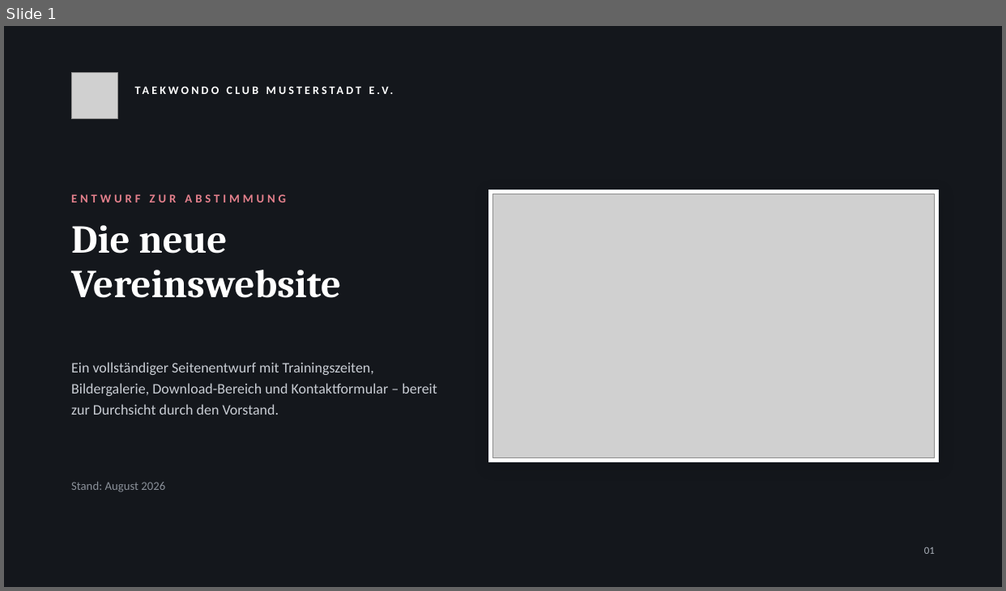
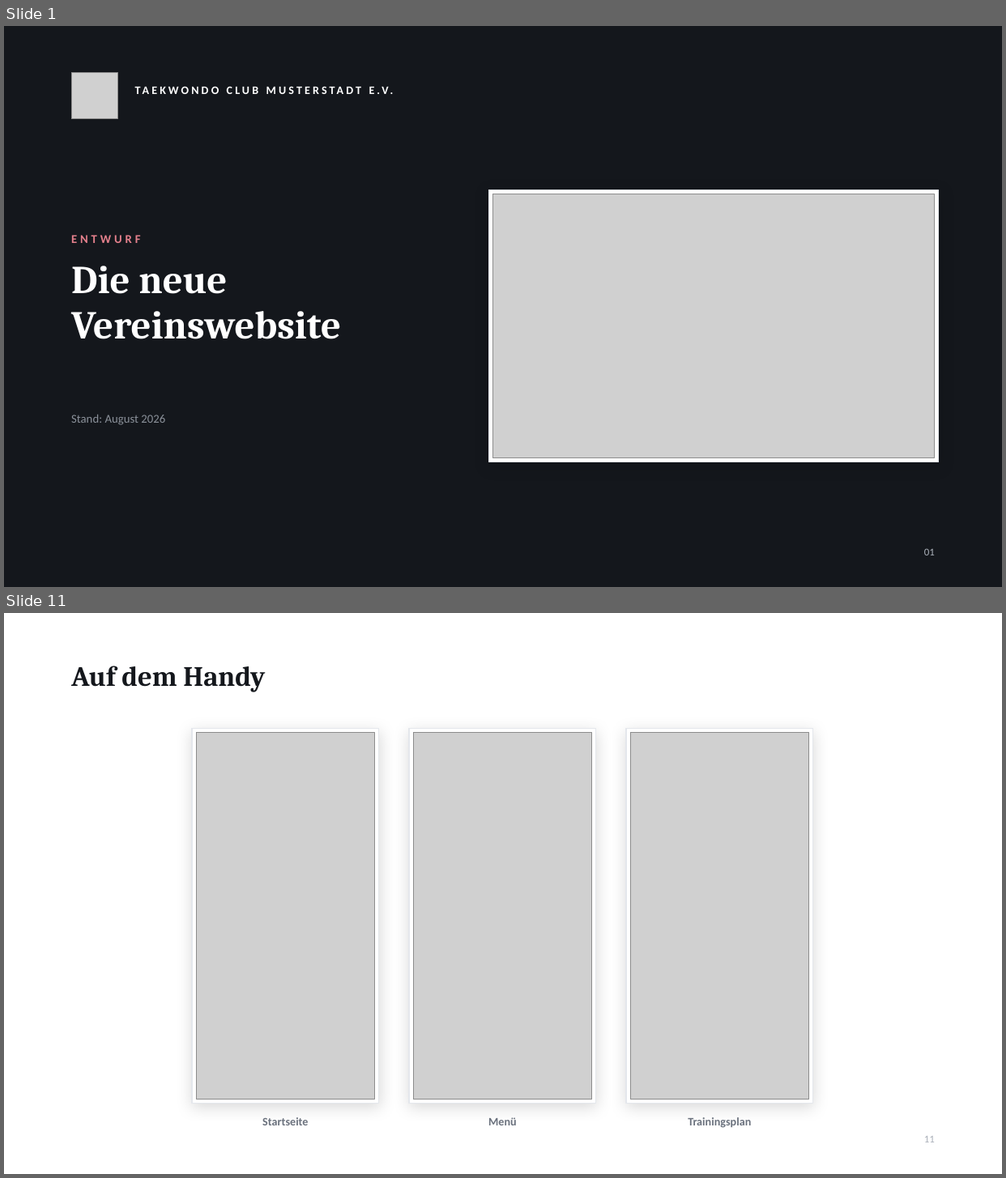
Before and after one commit to JustusRoe/Taekwondo-, a slide deck: praesentation/Website-Entwurf-Taekwondo-Club.pptx. Shown one above the other, each under a label of ours: slide 1 before the commit, slides 1 and 11 after it; the slides between them are not shown. The pictures are 1006x591 and 1006x1178 pixels, drawn with LibreOffice and Linux fonts; fonts in the diff are those of the drawing; grey boxes stand for pictures. Boxes give left, top, right and bottom in pixels: in the first picture for what was removed or moved away, otherwise in the second. Text is boxed around its words. In the diff, an @@ line names an element or a change of style, - is before the commit and + after.

```diff
--- a/praesentation/Website-Entwurf-Taekwondo-Club.pptx
+++ b/praesentation/Website-Entwurf-Taekwondo-Club.pptx
@@ slide 11 added at [4, 613, 1002, 1174], background #FFFFFF @@
@@ text added at [71, 666, 265, 692], 27 pt, text #14171C, bold @@
+Auf dem Handy
@@ rectangle added at [192, 728, 379, 1103], fill #FFFFFF, outline #E4E7EC 1 pt @@
@@ picture added at [197, 733, 375, 1100] @@
@@ rectangle added at [409, 728, 596, 1103], fill #FFFFFF, outline #E4E7EC 1 pt @@
@@ picture added at [414, 733, 592, 1100] @@
@@ rectangle added at [626, 728, 813, 1103], fill #FFFFFF, outline #E4E7EC 1 pt @@
@@ picture added at [631, 733, 809, 1100] @@
@@ text added at [262, 1118, 308, 1126], 11 pt, text #6A717D, bold @@
+Startseite
@@ text added at [488, 1118, 517, 1126], 11 pt, text #6A717D, bold @@
+Menü
@@ text added at [688, 1118, 751, 1128], 11 pt, text #6A717D, bold @@
+Trainingsplan
@@ text added at [924, 1136, 935, 1143], 10 pt, text #AAB0B9 @@
+11
@@ slide 1 changed as well @@
@@ text at [71, 235, 140, 243]: text changed @@
-ENTWURF ZUR ABSTIMMUNG
+ENTWURF
@@ text "Die neue": place and size @@
-text "Die neue" at [71, 225, 341, 298]
+text "Die neue" at [71, 266, 341, 339]
@@ text removed at [71, 362, 437, 415] @@
-Ein vollständiger Seitenentwurf mit Trainingszeiten, Bildergalerie, Download-Bereich und Kontaktformular – bereit zur Durchsicht durch den Vorstand.
@@ text "Stand: August 2026": place and size @@
-text "Stand: August 2026" at [71, 482, 165, 493]
+text "Stand: August 2026" at [71, 415, 165, 425]
```
Also in this commit, not shown: 11 other slides added, 14 slides removed, 1 other file.
